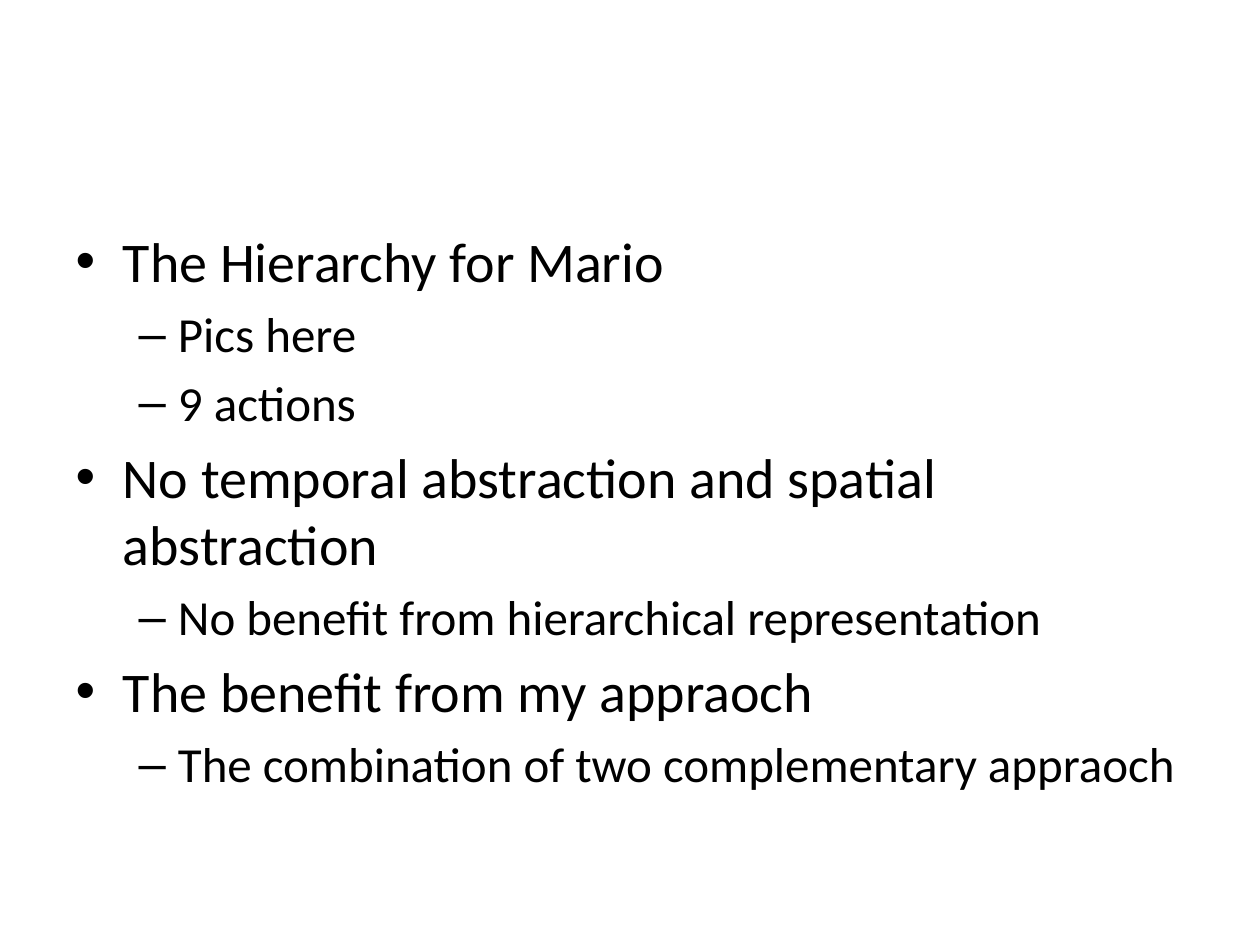
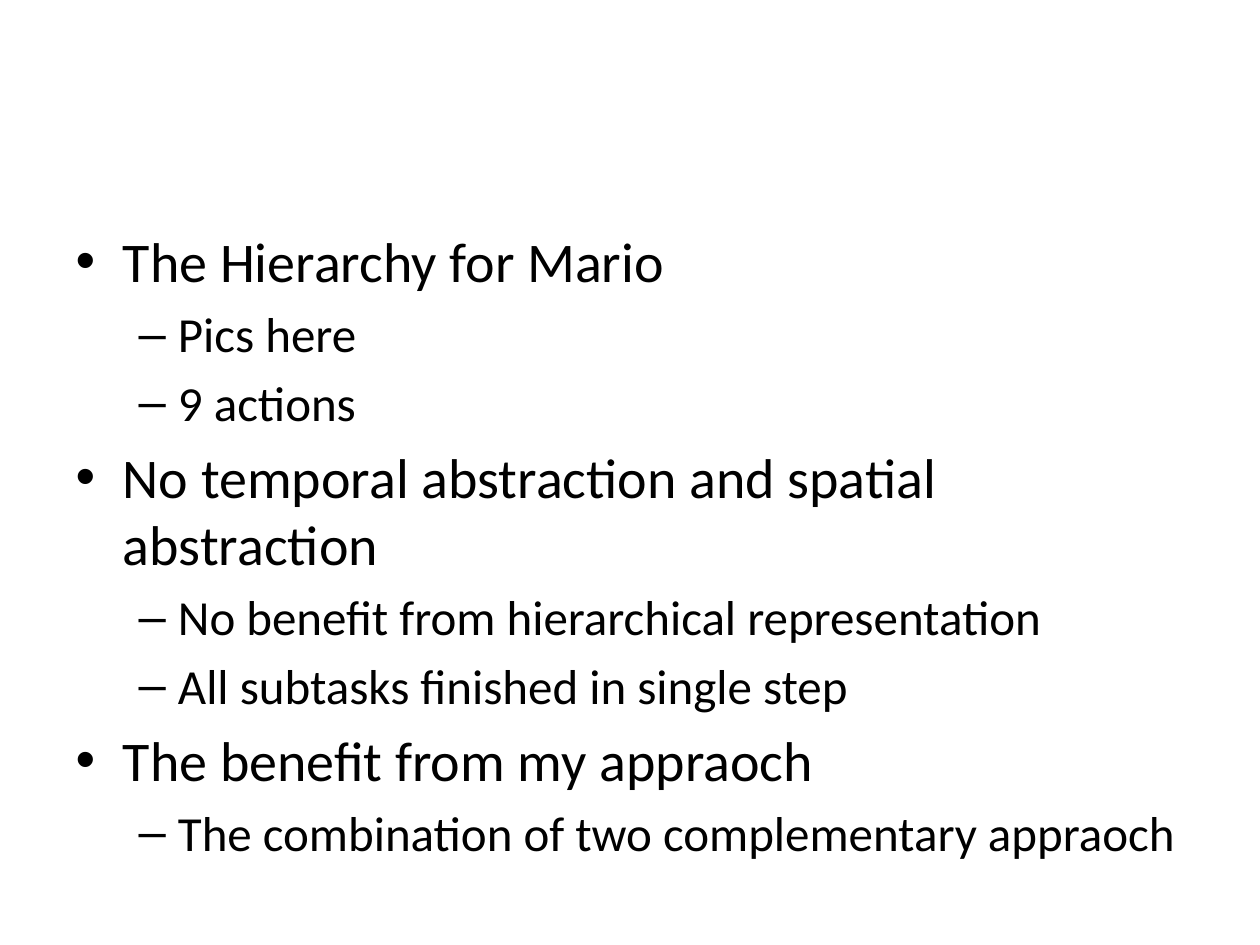
Before and after one commit to lono175/Thesis, a slide deck: slide 40 of OptimalPlanning.pptx (slide 20 before the commit). Drawn at 1260x945 pixels with LibreOffice and Linux fonts; fonts in the diff are those of the drawing. Boxes give left, top, right and bottom in pixels: in the first picture for what was removed or moved away, otherwise in the second. Text is boxed around its words. In the diff, an @@ line names an element or a change of style, - is before the commit and + after.

```diff
--- a/OptimalPlanning.pptx
+++ b/OptimalPlanning.pptx
@@ text at <box>178,670,848,713</box>: paragraph added @@
+  – All subtasks finished in single step
```
Also in this commit, not shown: 9 other slides changed, 26 slides added, 1 slide removed.
